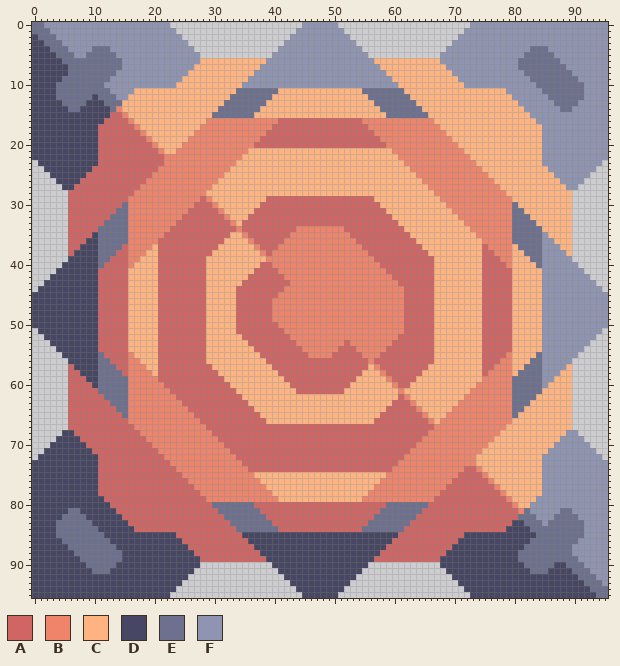
Sprite sheet, stored at assets/sprites/blocks/power/plasma-distributor-large.png. This is how it looked before the edit.
The file is 96x96 pixels.
Palette (. is transparent): A #d16563  B #ef846b  C #feb380  D #474765  E #6d708e  F #8e94b1
The result:
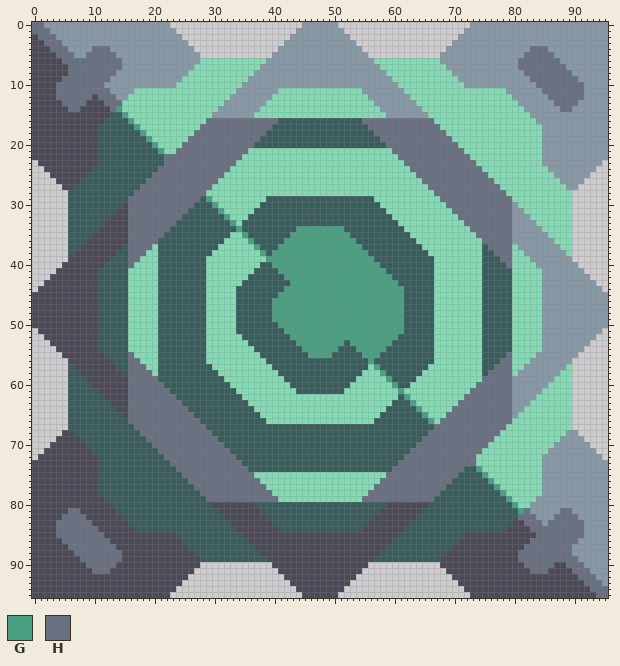
Colours new in this view: G #47a182  H #697082
Diff:
colour A: #d16563 -> #395d5c
colour C: #feb380 -> #83dbb5
colour D: #474765 -> #4d4a58
colour F: #8e94b1 -> #8799a7
Changed rows in their new state; - is a pixel that keeps its letter.
first column x 0:
 0 HH----------------------------------------------------------------------------------------------
 1 HHH---------------------------------------------------------------------------------------------
 2 -HHH--------------------------------------------------------------------------------------------
 3 --HHH-------------------------------------------------------------------------------------------
 4 ---HHH----HHH----------------------------------------------------------------------HHH----------
 5 ----HHH--HHHHH--------------------------------------------------------------------HHHHH---------
 6 -----HHHHHHHHHH------------------------------------------------------------------HHHHHHH--------
 7 ------HHHHHHHHH------------------------------------------------------------------HHHHHHHH-------
 8 ------HHHHHHHH--------------------------------------------------------------------HHHHHHHH------
 9 -----HHHHHHHH----------------------------------------------------------------------HHHHHHHH-----
10 ----HHHHHHHH------------------------------------------------------------------------HHHHHHHH----
11 ----HHHHHHHHH---------------------FFFFFFF--------------FFFFFFF-----------------------HHHHHHH----
12 ----HHHHHH-HHH-------------------FFFFFFF----------------FFFFFFF-----------------------HHHHHH----
13 -----HHHH---HHH-----------------FFFFFFF------------------FFFFFFF-----------------------HHHH-----
14 ------HH-----HG----------------FFFFFFF--------------------FFFFFFF-----------------------HH------
15 ---------------G--------------FFFFFFF----------------------FFFFFFF------------------------------
16 ----------------G------------HHHHHHHHHHHH--------------HHHHHHHHHHHH-----------------------------
17 -----------------G----------HHHHHHHHHHHH----------------HHHHHHHHHHHH----------------------------
18 ------------------G--------HHHHHHHHHHHH------------------HHHHHHHHHHHH---------------------------
19 -------------------G------HHHHHHHHHHHH--------------------HHHHHHHHHHHH--------------------------
20 --------------------G----HHHHHHHHHHHH----------------------HHHHHHHHHHHH-------------------------
21 ---------------------G--HHHHHHHHHHHH------------------------HHHHHHHHHHHH------------------------
22 ----------------------HHHHHHHHHHHHH--------------------------HHHHHHHHHHHH-----------------------
23 ----------------------HHHHHHHHHHHH----------------------------HHHHHHHHHHHH----------------------
24 ---------------------HHHHHHHHHHHH------------------------------HHHHHHHHHHHH---------------------
25 --------------------HHHHHHHHHHHH--------------------------------HHHHHHHHHHHH--------------------
26 -------------------HHHHHHHHHHHH----------------------------------HHHHHHHHHHHH-------------------
27 ------------------HHHHHHHHHHHH------------------------------------HHHHHHHHHHHH------------------
28 -----------------HHHHHHHHHHHH--------------------------------------HHHHHHHHHHHH-----------------
29 ----------------HHHHHHHHHHHH-G--------------------------------------HHHHHHHHHHHH----------------
30 ---------------DHHHHHHHHHHH---G--------------------------------------HHHHHHHHHHHF---------------
31 --------------DDHHHHHHHHHH-----G--------------------------------------HHHHHHHHHHFF--------------
32 -------------DDDHHHHHHHHH-------G--------------------------------------HHHHHHHHHFFF-------------
33 ------------DDDDHHHHHHHH---------G--------------------------------------HHHHHHHHFFFF------------
34 -----------DDDDDHHHHHHH-----------G---------GGGGGGGG---------------------HHHHHHHFFFFF-----------
35 -----------DDDDDHHHHHH-------------G-------GGGGGGGGGG---------------------HHHHHHFFFFF-----------
36 -----------DDDDDHHHHH---------------G-----GGGGGGGGGGGG---------------------HHHHHFFFFF-----------
37 -----------DDDD-HHHH-----------------G---GGGGGGGGGGGGGG---------------------HHHH-FFFF-----------
38 -----------DDD--HHH-------------------G-GGGGGGGGGGGGGGGG---------------------HHH--FFF-----------
39 -----------DD---HH---------------------GGGGGGGGGGGGGGGGGG---------------------HH---FF-----------
40 -----------D----H-----------------------GGGGGGGGGGGGGGGGGG---------------------H----F-----------
41 -----------------------------------------GGGGGGGGGGGGGGGGGG-------------------------------------
42 ------------------------------------------GGGGGGGGGGGGGGGGGG------------------------------------
43 -------------------------------------------GGGGGGGGGGGGGGGGGG-----------------------------------
44 ------------------------------------------GGGGGGGGGGGGGGGGGGGG----------------------------------
45 -----------------------------------------GGGGGGGGGGGGGGGGGGGGG----------------------------------
46 ----------------------------------------GGGGGGGGGGGGGGGGGGGGGG----------------------------------
47 ----------------------------------------GGGGGGGGGGGGGGGGGGGGGG----------------------------------
48 ----------------------------------------GGGGGGGGGGGGGGGGGGGGGG----------------------------------
49 ----------------------------------------GGGGGGGGGGGGGGGGGGGGGG----------------------------------
50 -----------------------------------------GGGGGGGGGGGGGGGGGGGGG----------------------------------
51 ------------------------------------------GGGGGGGGGGGGGGGGGGGG----------------------------------
52 -------------------------------------------GGGGGGGGGGGGGGGGGG-----------------------------------
53 --------------------------------------------GGGGGGGG-GGGGGGG------------------------------------
54 ---------------------------------------------GGGGGG---GGGGG-------------------------------------
55 -----------D----H-----------------------------GGGG-----GGG---------------------H----F-----------
56 -----------DD---HH--------------------------------------G---------------------HH---FF-----------
57 -----------DDD--HHH--------------------------------------G-------------------HHH--FFF-----------
58 -----------DDDD-HHHH--------------------------------------G-----------------HHHH-FFFF-----------
59 -----------DDDDDHHHHH--------------------------------------G---------------HHHHHFFFFF-----------
60 -----------DDDDDHHHHHH--------------------------------------G-------------HHHHHHFFFFF-----------
61 -----------DDDDDHHHHHHH--------------------------------------G-----------HHHHHHHFFFFF-----------
62 ------------DDDDHHHHHHHH--------------------------------------G---------HHHHHHHHFFFF------------
63 -------------DDDHHHHHHHHH--------------------------------------G-------HHHHHHHHHFFF-------------
64 --------------DDHHHHHHHHHH--------------------------------------G-----HHHHHHHHHHFF--------------
65 ---------------DHHHHHHHHHHH--------------------------------------G---HHHHHHHHHHHF---------------
66 ----------------HHHHHHHHHHHH--------------------------------------G-HHHHHHHHHHHH----------------
67 -----------------HHHHHHHHHHHH--------------------------------------HHHHHHHHHHHH-----------------
68 ------------------HHHHHHHHHHHH------------------------------------HHHHHHHHHHHH------------------
69 -------------------HHHHHHHHHHHH----------------------------------HHHHHHHHHHHH-------------------
70 --------------------HHHHHHHHHHHH--------------------------------HHHHHHHHHHHH--------------------
71 ---------------------HHHHHHHHHHHH------------------------------HHHHHHHHHHHH---------------------
72 ----------------------HHHHHHHHHHHH----------------------------HHHHHHHHHHHH----------------------
73 -----------------------HHHHHHHHHHHH--------------------------HHHHHHHHHHHHH----------------------
74 ------------------------HHHHHHHHHHHH------------------------HHHHHHHHHHHH--G---------------------
75 -------------------------HHHHHHHHHHHH----------------------HHHHHHHHHHHH----G--------------------
76 --------------------------HHHHHHHHHHHH--------------------HHHHHHHHHHHH------G-------------------
77 ---------------------------HHHHHHHHHHHH------------------HHHHHHHHHHHH--------G------------------
78 ----------------------------HHHHHHHHHHHH----------------HHHHHHHHHHHH----------G-----------------
79 -----------------------------HHHHHHHHHHHH--------------HHHHHHHHHHHH------------G----------------
80 ------------------------------DDDDDDD----------------------DDDDDDD--------------G---------------
81 ------HH-----------------------DDDDDDD--------------------DDDDDDD----------------GH-----HH------
82 -----HHHH-----------------------DDDDDDD------------------DDDDDDD-----------------HHH---HHHH-----
83 ----HHHHHH-----------------------DDDDDDD----------------DDDDDDD-------------------HHH-HHHHHH----
84 ----HHHHHHH-----------------------DDDDDDD--------------DDDDDDD---------------------HHHHHHHHH----
85 ----HHHHHHHH------------------------------------------------------------------------HHHHHHHH----
86 -----HHHHHHHH----------------------------------------------------------------------HHHHHHHH-----
87 ------HHHHHHHH--------------------------------------------------------------------HHHHHHHH------
88 -------HHHHHHHH------------------------------------------------------------------HHHHHHHHH------
89 --------HHHHHHH------------------------------------------------------------------HHHHHHHHHH-----
90 ---------HHHHH--------------------------------------------------------------------HHHHH--HHH----
91 ----------HHH----------------------------------------------------------------------HHH----HHH---
92 -------------------------------------------------------------------------------------------HHH--
93 --------------------------------------------------------------------------------------------HHH-
94 ---------------------------------------------------------------------------------------------HHH
95 ----------------------------------------------------------------------------------------------HH
Where, in picture pixels (left, top, right, bottom), the same in both pictures:
changed: (32, 22, 608, 598)
